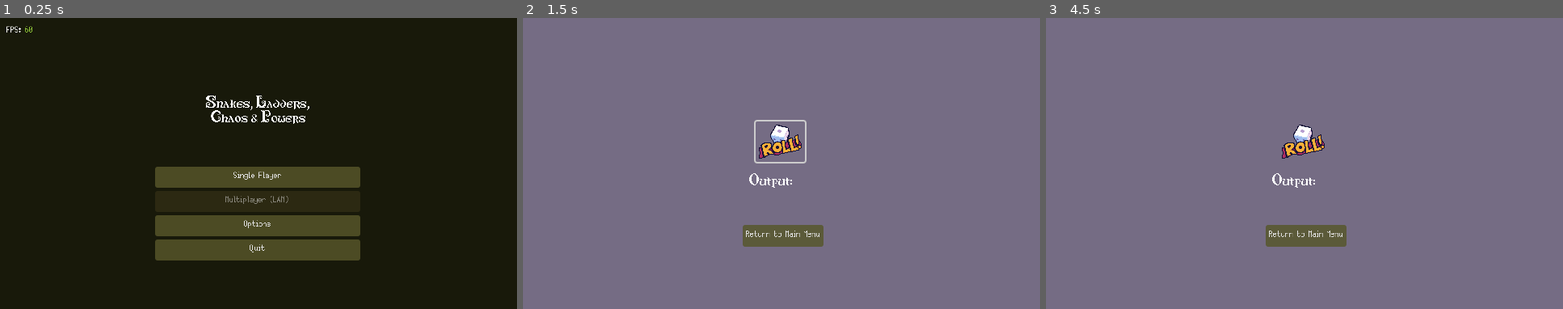
Above: before the commit, frames 1-3 (left to right).
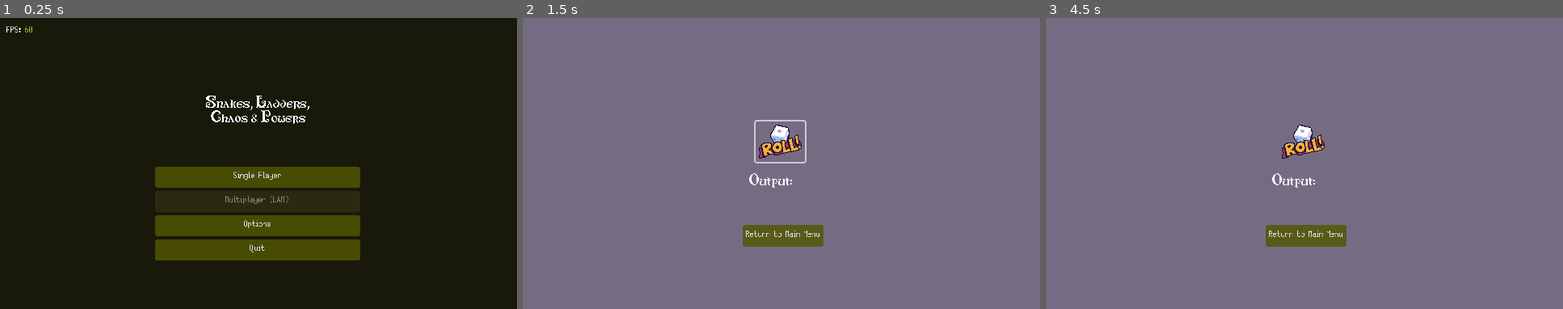
Above: after the commit, the same moments.

Repository: RistrettoLass/Snakes--Ladders--Chaos---Powers
Game: Godot game, scene res://Resources/Scene/Main_Menu.tscn
Same seed, same stepped clock (60 frames per second), same inputs: the game is played once before the commit and once after it.
Inputs (mouse positions are in pixels of both pictures, inside the frame that each line leads up to):
- Up to frame 1 (0.25 s): no input
- Up to frame 2 (1.5 s): click "Single Player" at 0.5 s; click (781, 140) at 1.25 s
- Up to frame 3 (4.5 s): click (1304, 140) at 2 s; click (1304, 140) at 2.75 s; click "Return to Main Menu" at 3.5 s; click "Single Player" at 4.25 s

The runs differ from the first frame. In frame 1, 8.5% of the frame differs, in the area x 30-70%, y 51-84%; in frame 2, 1.1%; in frame 3, 1.1%.

Commit message:
Sprites
Added Player Base Sprites and Tilesets

Diff:
--- a/Resources/Themes/Small Font.tres
+++ b/Resources/Themes/Small Font.tres
@@ -40,7 +40,7 @@
 content_margin_top = 4.0
 content_margin_right = 4.0
 content_margin_bottom = 4.0
-bg_color = Color(0.469848, 0.399803, 0.15382, 0.6)
+bg_color = Color(0.71875, 0.558301, 0, 0.6)
 corner_radius_top_left = 3
 corner_radius_top_right = 3
 corner_radius_bottom_right = 3
@@ -52,7 +52,7 @@
 content_margin_top = 4.0
 content_margin_right = 4.0
 content_margin_bottom = 4.0
-bg_color = Color(0.33812, 0.336964, 0.162137, 0.827451)
+bg_color = Color(0.321371, 0.33812, 0.0061543, 0.827451)
 corner_radius_top_left = 3
 corner_radius_top_right = 3
 corner_radius_bottom_right = 3
@@ -64,7 +64,7 @@
 content_margin_top = 4.0
 content_margin_right = 4.0
 content_margin_bottom = 4.0
-bg_color = Color(0.292155, 0.218051, 0.0410361, 0.780392)
+bg_color = Color(0.074638, 0.203125, 0, 0.780392)
 corner_radius_top_left = 3
 corner_radius_top_right = 3
 corner_radius_bottom_right = 3
Binary file added: Resources/Assets/Pixel Assets/Character Sprites/default-player.png
Not shown, added: Resources/Assets/Pixel Assets/Character Sprites/default-player.png.import
Binary file added: Resources/Assets/Pixel Assets/Character Sprites/witch-player.png
Not shown, added: Resources/Assets/Pixel Assets/Character Sprites/witch-player.png.import
Binary file added: Resources/Assets/Pixel Assets/Tilesets/GROUND_tileset_1.png
Not shown, added: Resources/Assets/Pixel Assets/Tilesets/GROUND_tileset_1.png.import
